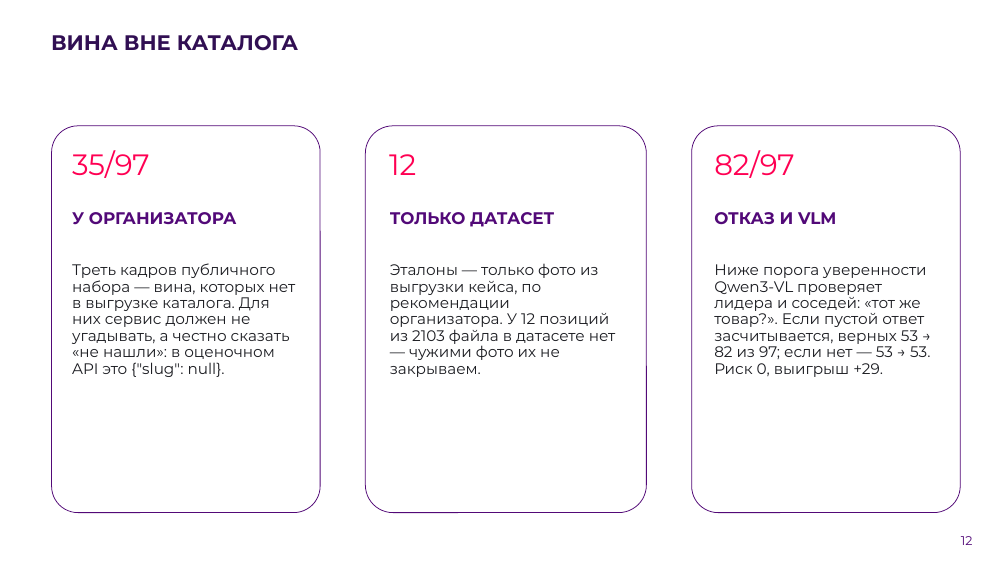
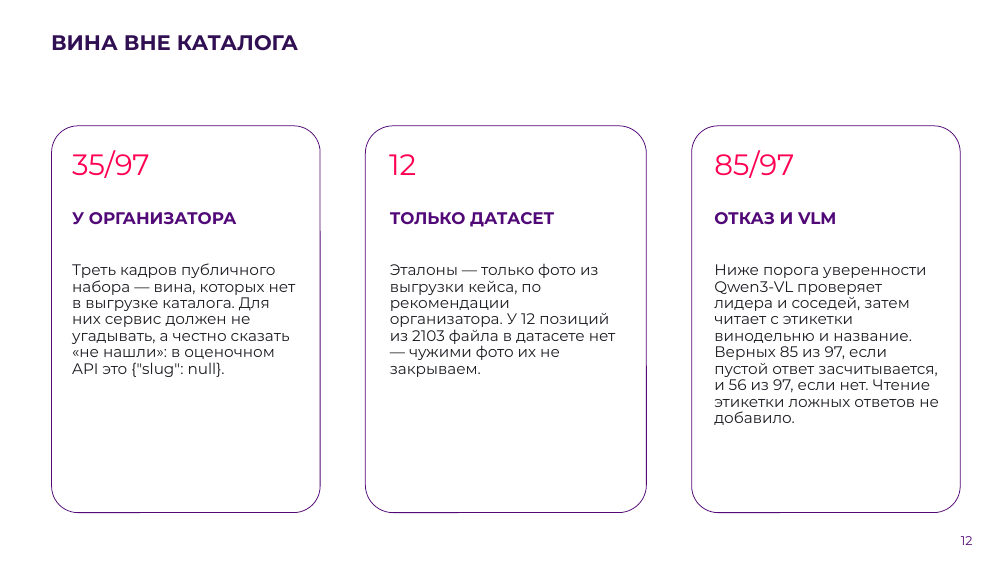
Before and after one commit to AlexGvr/rus_vines, a slide deck: slide 12 of ЛЦТ2026 Сканер российских вин.pptx. Drawn at 1008x567 pixels with LibreOffice and Linux fonts; fonts in the diff are those of the drawing; background and template pictures are left out. Boxes give left, top, right and bottom in pixels: in the first picture for what was removed or moved away, otherwise in the second. Text is boxed around its words. In the diff, an @@ line names an element or a change of style, - is before the commit and + after.

```diff
--- a/ЛЦТ2026 Сканер российских вин.pptx
+++ b/ЛЦТ2026 Сканер российских вин.pptx
@@ text at [714, 150, 794, 178]: text changed @@
-82/97
+85/97
@@ text at [714, 264, 939, 425]: text changed @@
-Ниже порога уверенности Qwen3-VL проверяет лидера и соседей: «тот же товар?». Если пустой ответ засчитывается, верных 53 → 82 из 97; если нет — 53 → 53. Риск 0, выигрыш +29.
+Ниже порога уверенности Qwen3-VL проверяет лидера и соседей, затем читает с этикетки винодельню и название. Верных 85 из 97, если пустой ответ засчитывается, и 56 из 97, если нет. Чтение этикетки ложных ответов не добавило.
```
Also in this commit, not shown: 7 other slides changed, 1 other file.
